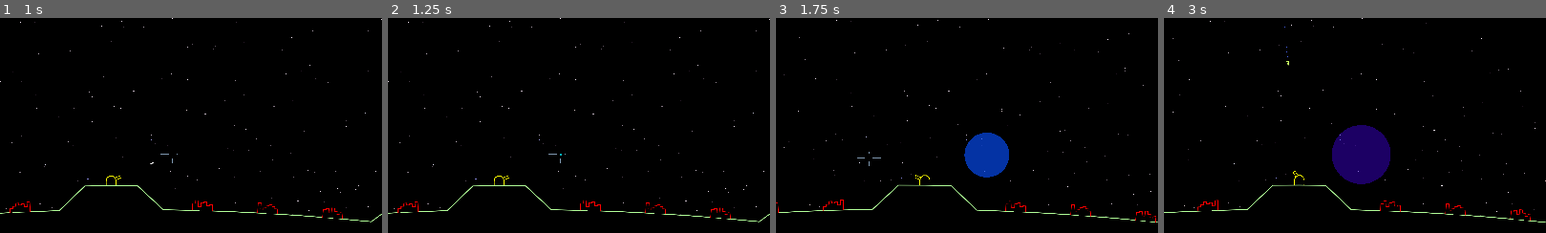
Above: before the commit, frames 1-4 (left to right).
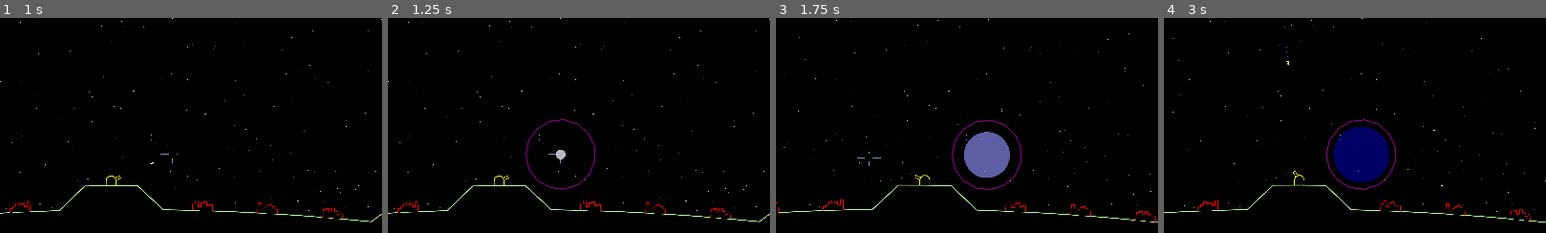
Above: after the commit, the same moments.

Repository: tartley/missile-commander
Game: Godot game, scene res://src/main/main.tscn
The game is run twice, just before and just after one commit, with the same random seed, the same clock (stepped at 60 frames per second) and the same inputs.
Inputs (mouse positions are % of the whole screen's width and height, from its top left):
- Up to frame 1 (1 s): tap Enter at 0.5 s; move the mouse to (55, 50) at 0.52 s; hold W from 0.53 s (still down)
- Up to frame 2 (1.25 s): keep holding W
- Up to frame 3 (1.75 s): keep holding W; tap Space at 1.25 s; move the mouse to (45, 50) at 1.27 s
- Up to frame 4 (3 s): keep holding W; move the mouse to (52, 48) at 2.02 s; move the mouse to (49, 52) at 2.77 s
The pictures show only the part of the screen within x 33-83%, y 46-96%; the shares and areas given below are measured in that part.

Frame 1 is identical in both runs. In frame 2, 0.3% of the frame differs, in the area x 36-55%, y 47-80%; in frame 3, 2.2%; in frame 4, 3.6%, in the area x 42-61%, y 47-80%.

Commit message:
BangShots have collision circle of fixed size
Also tweak color progress.
We next need to manually detect if missiles are within the
current self.size...

Diff:
--- a/src/bang_shot/bang_shot.gd
+++ b/src/bang_shot/bang_shot.gd
@@ -1,6 +1,6 @@
 class_name BangShot extends Node2D
 
-const SIZE := 50.0 # world co-ords
+const MAX_SIZE := 175.0 # world co-ords
 const DURATION := 2.5 # seconds
 
 var age:float # seconds
@@ -11,6 +11,7 @@
 func _ready() -> void:
     self.name = Common.get_unique_name(self)
     self.age = 0.0
+    $CollisionShape2D.shape.radius = MAX_SIZE
 
 func init(pos:Vector2, offset:float=0.0) -> void:
     self.position = pos
@@ -19,17 +20,17 @@
 func _process(delta:float) -> void:
     self.age += delta
     self.progress = self.age / DURATION
-    self.size = SIZE * maxf(0.01, sin(progress * PI) * (3 + sin(progress * PI)))
-    $CollisionShape2D.shape.radius = self.size
+    self.size = MAX_SIZE * (0.1 + 0.9 * sin(progress * PI))
     queue_redraw()
     if progress >= 1.0:
         queue_free()
 
 func _draw() -> void:
     var color := Color(
-        0.5 + 0.5 * sin(-PI/2 + progress * PI / 2 + color_offset), # red
-        maxf(0.0, cos(0.25 + progress * PI * 1.5 + color_offset)), # green
+        maxf(1 - progress * 2, progress * 2 - 1.5), # red
+        1 - progress * 2, # green
         1.0, # blue,
         0.75 - self.progress / 2, # alpha
     )
     draw_circle(Vector2.ZERO, self.size, color)
+    draw_arc(Vector2.ZERO, MAX_SIZE, -PI, +PI, 16, Color.DARK_MAGENTA)
Not shown, changed: README.md
